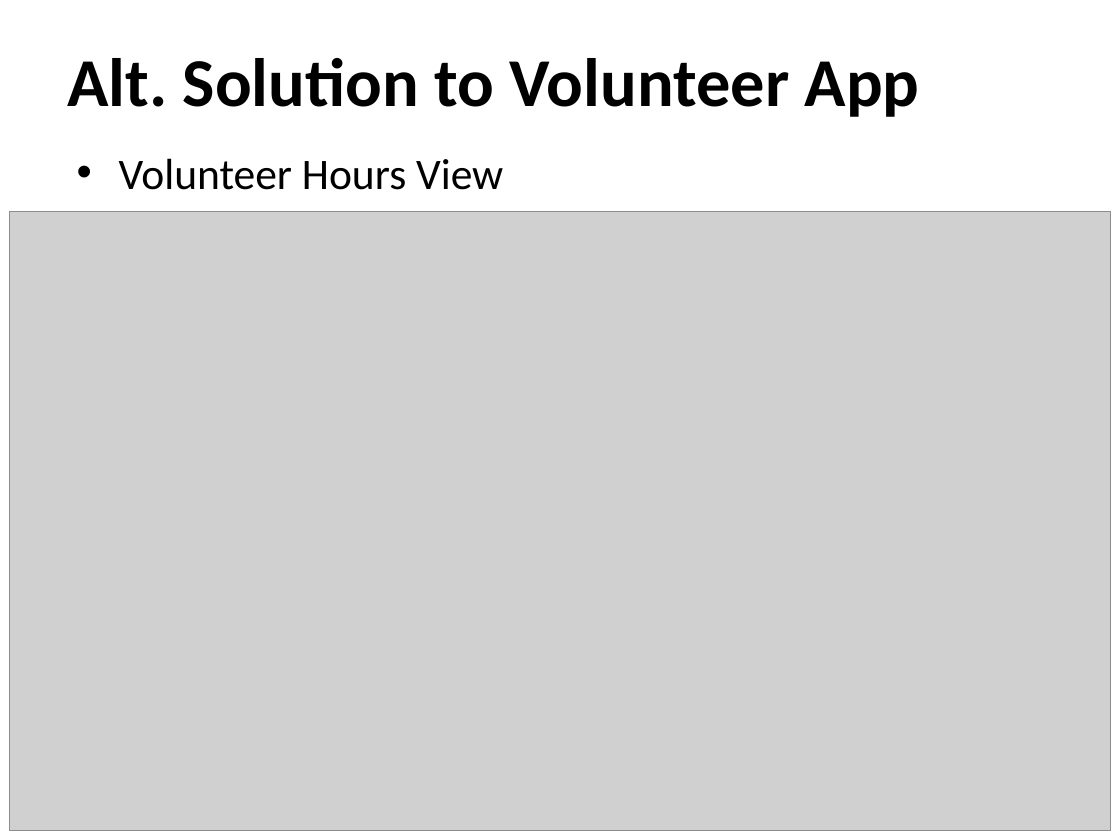
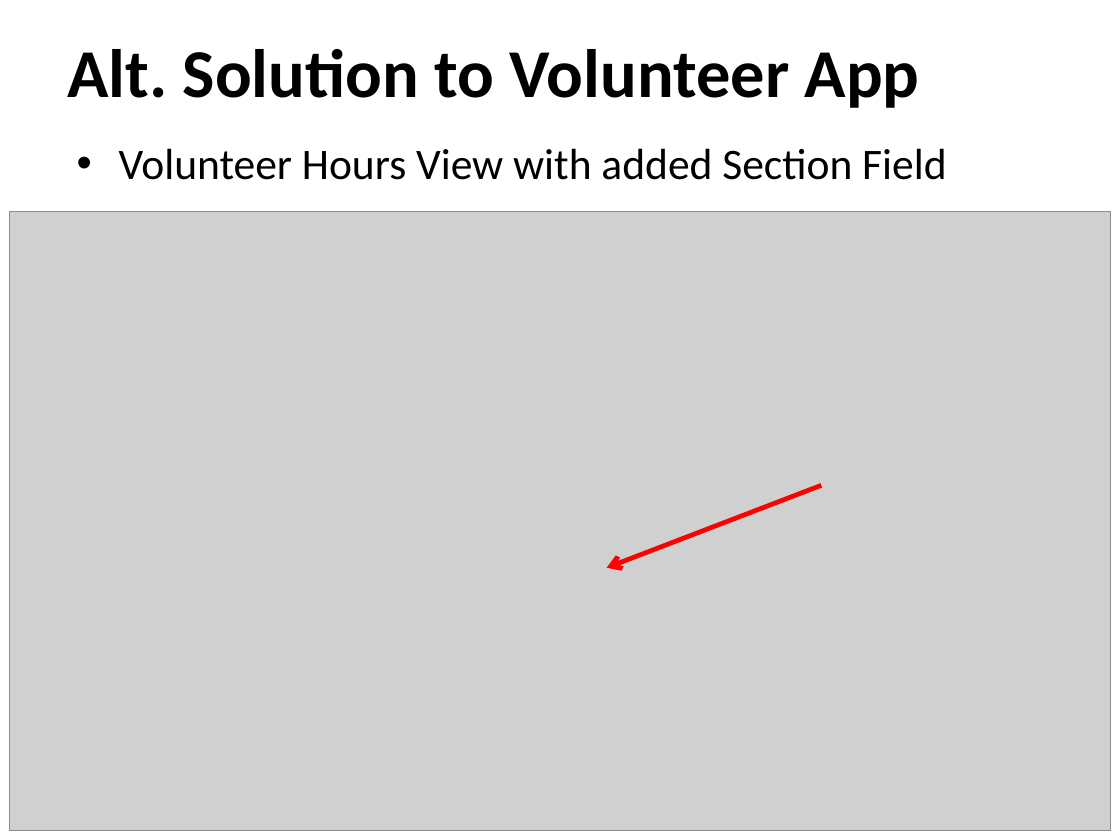
Before and after one commit to ehsantos11/MIST7590-Smithgall-Project, a slide deck: slide 11 of SGW Project Update 24Jan18.pptx (slide 8 before the commit). Drawn at 1120x840 pixels with LibreOffice and Linux fonts; fonts in the diff are those of the drawing; grey boxes stand for pictures; background and template pictures are left out. Boxes give left, top, right and bottom in pixels: in the first picture for what was removed or moved away, otherwise in the second. Text is boxed around its words. In the diff, an @@ line names an element or a change of style, - is before the commit and + after.

```diff
--- a/SGW Project Update 24Jan18.pptx
+++ b/SGW Project Update 24Jan18.pptx
@@ title "Alt. Solution to Volunteer App": place and size @@
-title "Alt. Solution to Volunteer App" at bbox=[67, 58, 920, 117]
+title "Alt. Solution to Volunteer App" at bbox=[67, 49, 920, 108]
@@ text at bbox=[119, 148, 946, 180]: text changed @@
-• Volunteer Hours View
+• Volunteer Hours View with added Section Field
@@ arrow added from (821, 485) to (607, 568), #FF0000 3 pt @@
```
Also in this commit, not shown: 6 other slides changed, 4 slides added, 1 slide removed.
